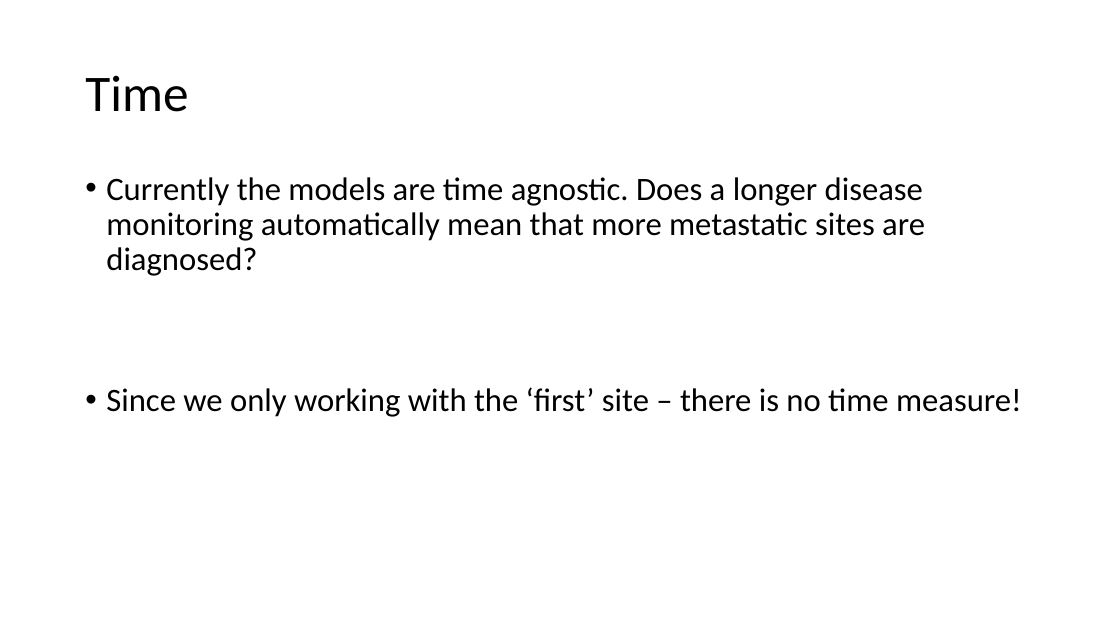
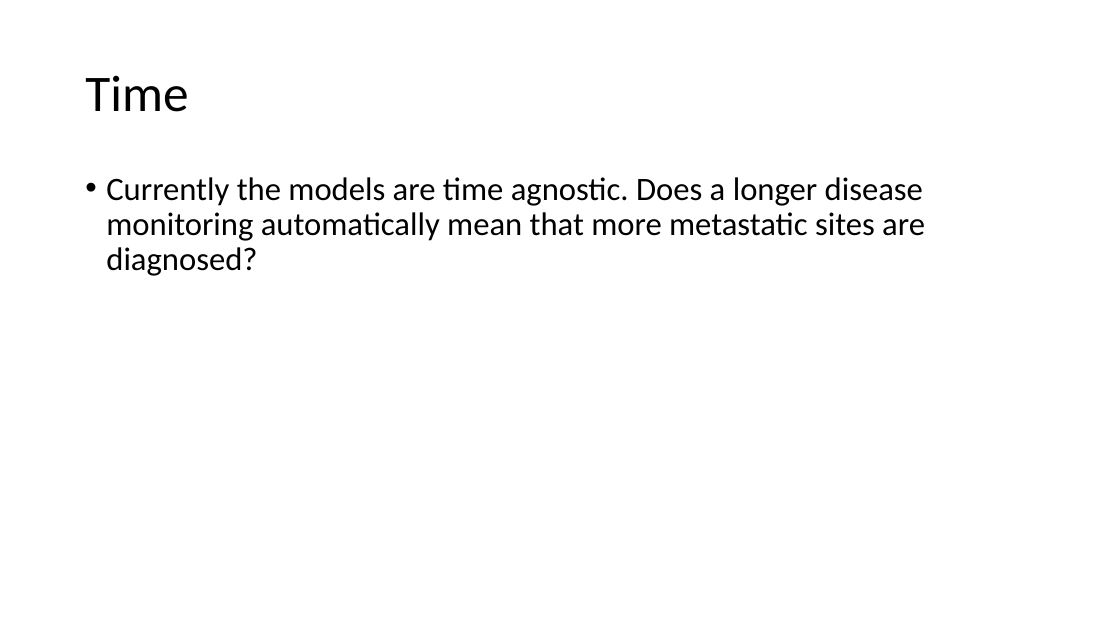
Before and after one commit to chris-kreitzer/Tropism-Timing, a slide deck: slide 17 of Tropism_Timing.pptx (slide 15 before the commit). Drawn at 1120x630 pixels with LibreOffice and Linux fonts; fonts in the diff are those of the drawing. Boxes give left, top, right and bottom in pixels: in the first picture for what was removed or moved away, otherwise in the second. Text is boxed around its words. In the diff, an @@ line names an element or a change of style, - is before the commit and + after.

```diff
--- a/Tropism_Timing.pptx
+++ b/Tropism_Timing.pptx
@@ text at (106, 387, 1022, 417): paragraph removed @@
-• Since we only working with the ‘first’ site – there is no time measure!
```
Also in this commit, not shown: 8 other slides changed, 5 slides added, 3 slides removed.
